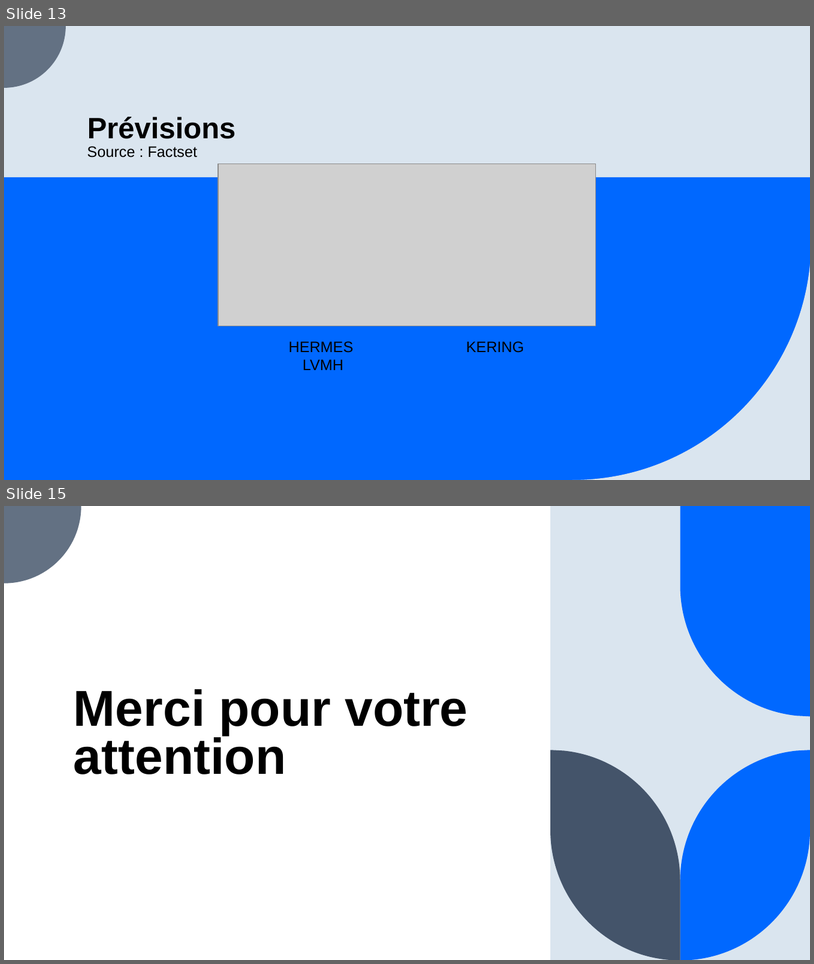
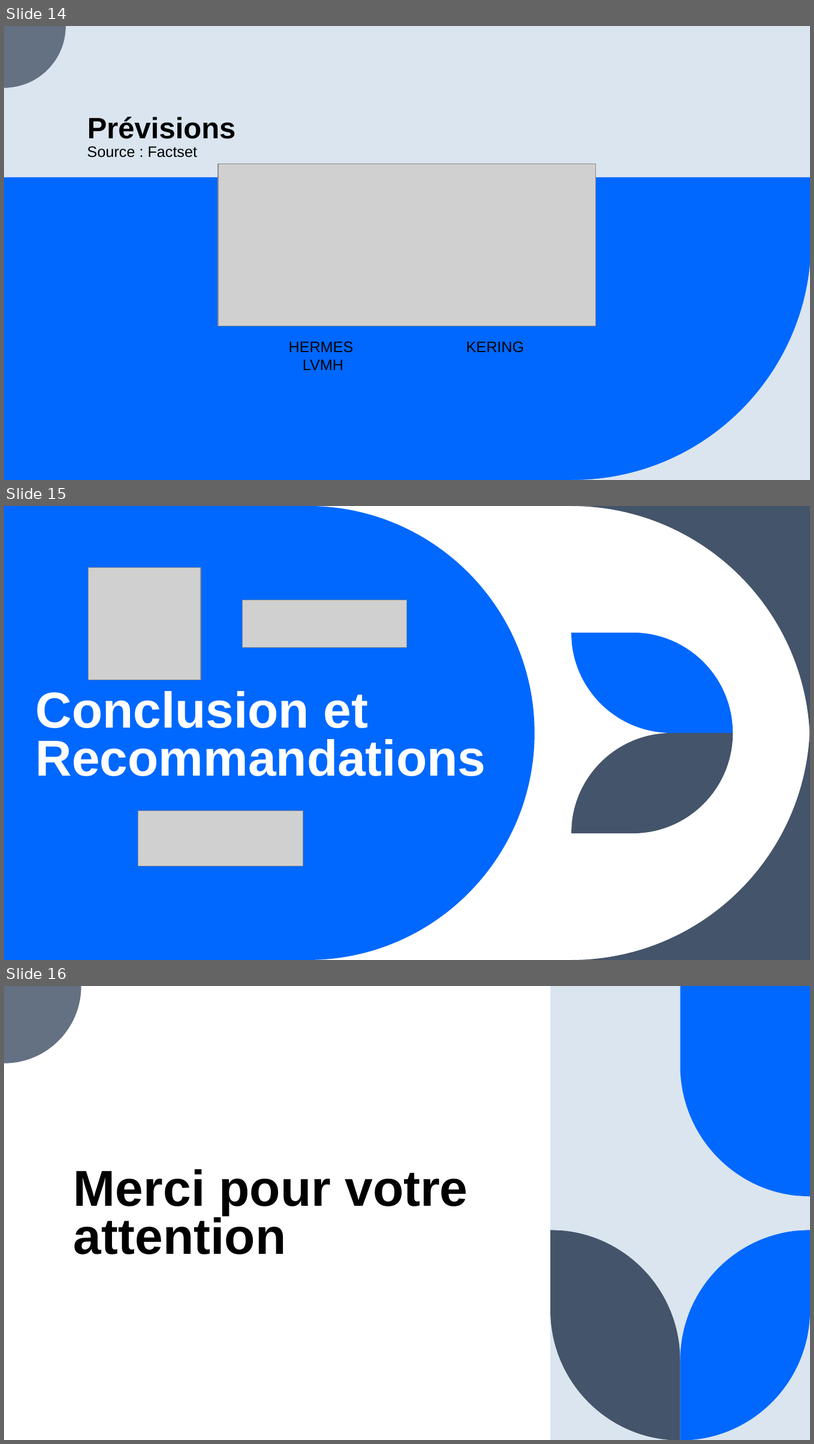
Before and after one commit to VictorBris/IAE_METZ_DATA_2025_5, a slide deck: DOCUMENTATION/PPT FINAL EMPIRICAL FINANCE.pptx. Shown one above the other, each under a label of ours: slides 13 and 15 before the commit, slides 14, 15 and 16 after it; the slides between them are not shown. The pictures are 814x964 and 814x1444 pixels, drawn with LibreOffice and Linux fonts; fonts in the diff are those of the drawing; grey boxes stand for pictures. Boxes give left, top, right and bottom in pixels: in the first picture for what was removed or moved away, otherwise in the second. Text is boxed around its words. In the diff, an @@ line names an element or a change of style, - is before the commit and + after.

```diff
--- a/DOCUMENTATION/PPT FINAL EMPIRICAL FINANCE.pptx
+++ b/DOCUMENTATION/PPT FINAL EMPIRICAL FINANCE.pptx
@@ slide 15 added at (4,506,810,960), background #FFFFFF @@
@@ picture added at (88,567,201,679) @@
@@ picture added at (242,600,407,648) @@
@@ title added at (35,691,486,776), 60 pt, text #FFFFFF, bold @@
+Conclusion et Recommandations
@@ group added at (4,506,810,960): 5 freeform shapes @@
@@ picture added at (138,810,303,866) @@
@@ what was slide 13 is now slide 14 @@
@@ what was slide 15 is now slide 16 @@
```
Also in this commit, not shown: 1 other slide added, 1 slide removed.
